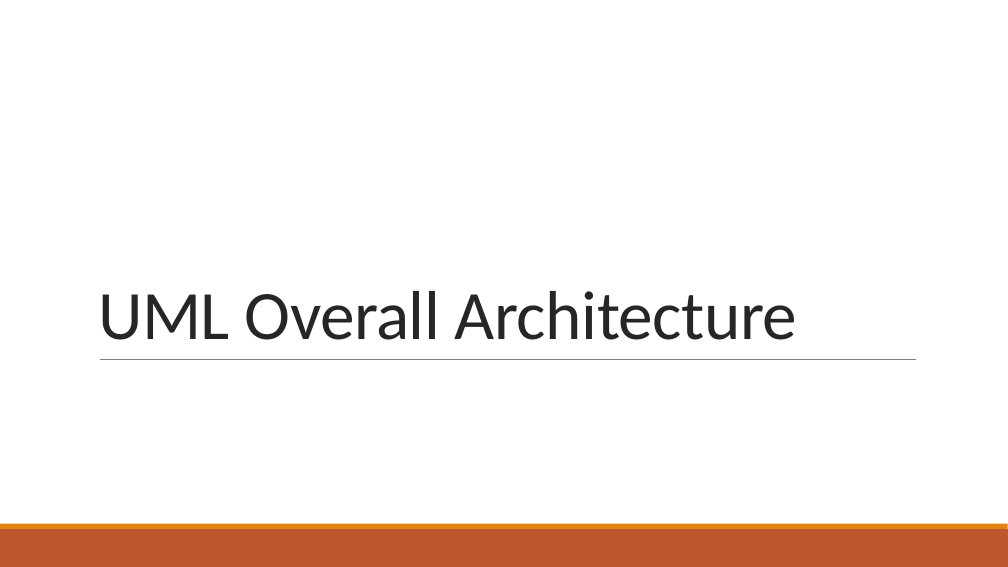
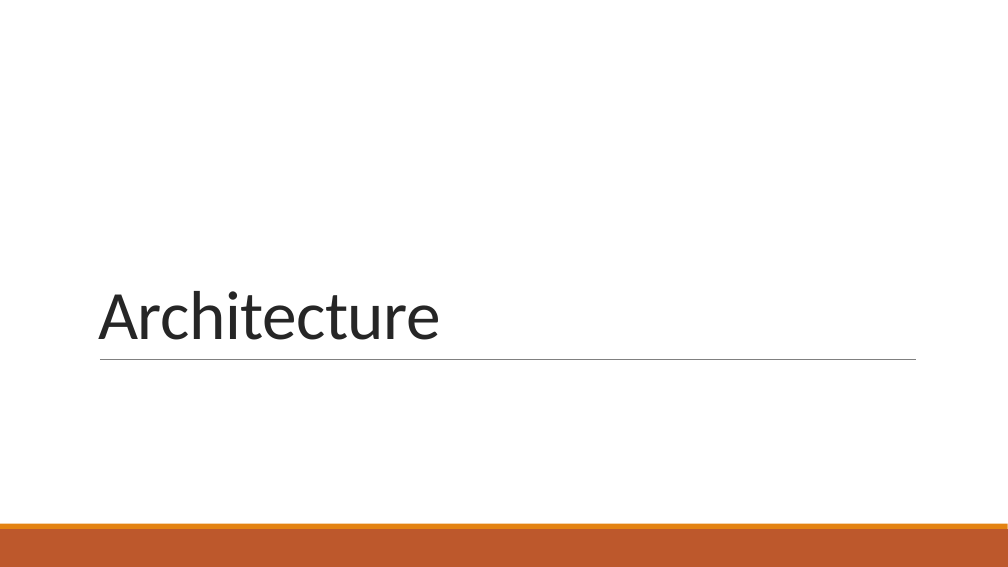
Before and after one commit to ofrendo/kronos, a slide deck: slide 3 of doc/Presentation.pptx. Drawn at 1008x567 pixels with LibreOffice and Linux fonts; fonts in the diff are those of the drawing. Boxes give left, top, right and bottom in pixels: in the first picture for what was removed or moved away, otherwise in the second. Text is boxed around its words. In the diff, an @@ line names an element or a change of style, - is before the commit and + after.

```diff
--- a/doc/Presentation.pptx
+++ b/doc/Presentation.pptx
@@ title at [98, 291, 441, 340]: text changed @@
-UML Overall Architecture
+Architecture
```
Also in this commit, not shown: 9 other slides changed, 17 slides added, 3 slides removed.
